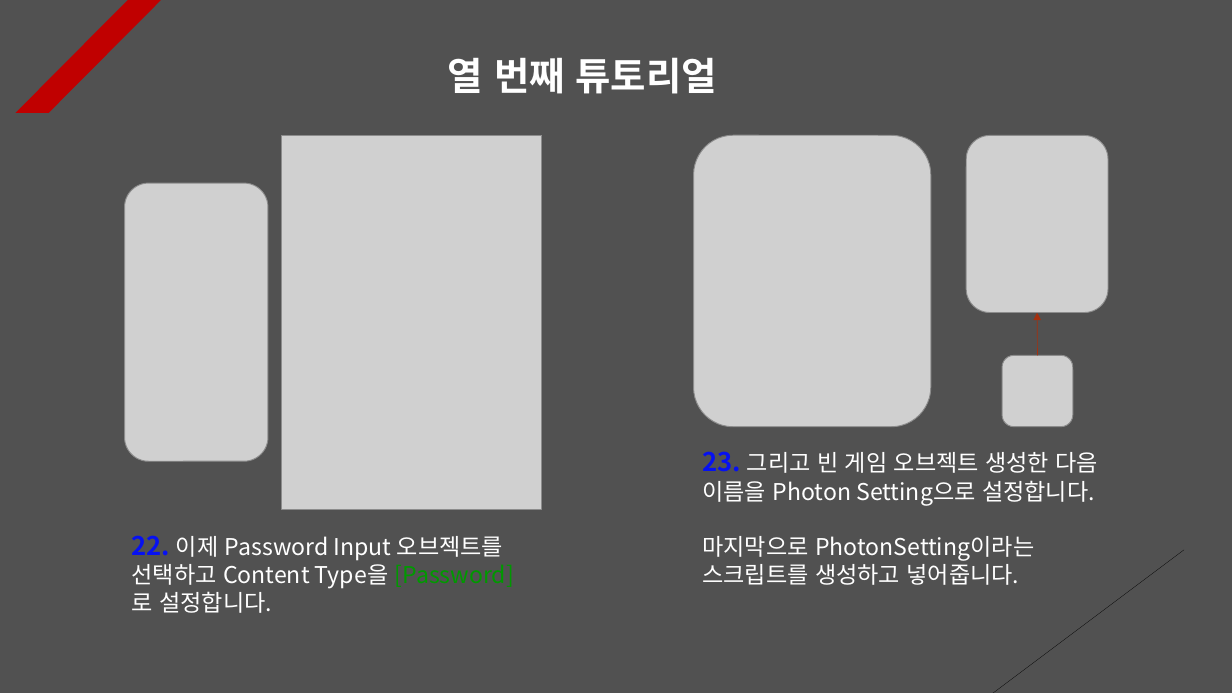
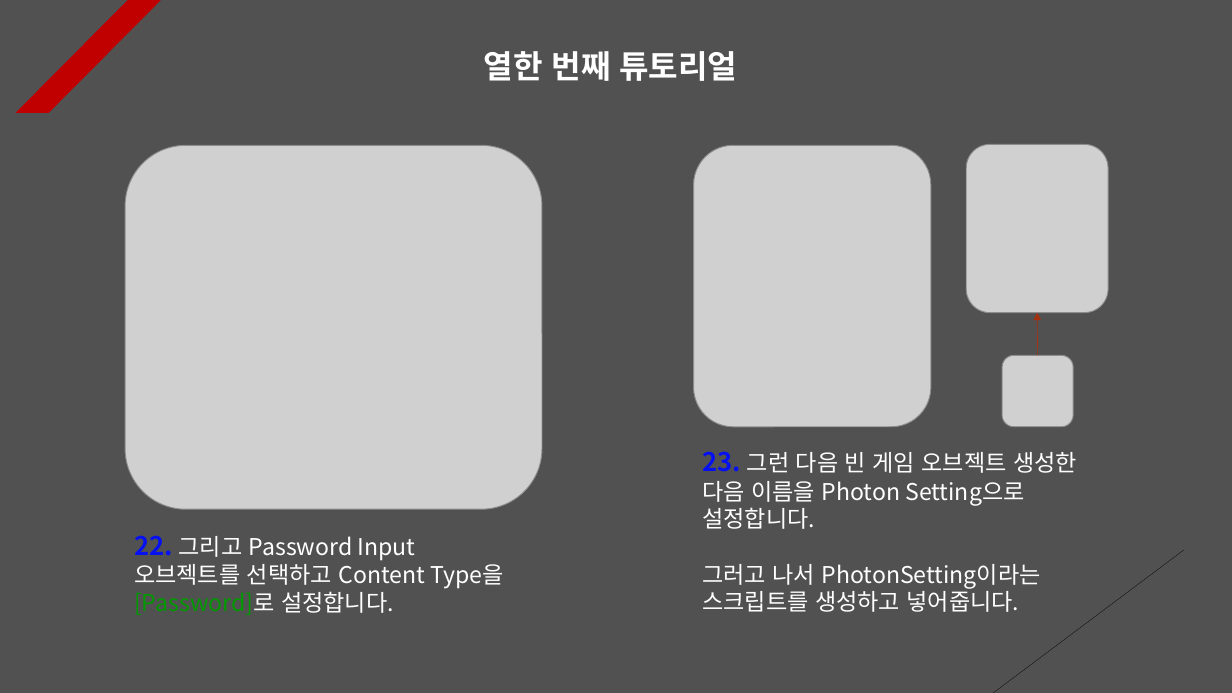
Before and after one commit to Unity2033/3D-UnityEngine, a slide deck: slide 11 of Assets/Class/Photon Server/PPT Data/Photon PlayFab.pptx (slide 10 before the commit). Drawn at 1232x693 pixels with LibreOffice and Linux fonts; fonts in the diff are those of the drawing; grey boxes stand for pictures. Boxes give left, top, right and bottom in pixels: in the first picture for what was removed or moved away, otherwise in the second. Text is boxed around its words. In the diff, an @@ line names an element or a change of style, - is before the commit and + after.

```diff
--- a/Assets/Class/Photon Server/PPT Data/Photon PlayFab.pptx
+++ b/Assets/Class/Photon Server/PPT Data/Photon PlayFab.pptx
@@ text at <box>484,51,737,81</box>: text changed; size 30 to 25 pt @@
-열 번째 튜토리얼
+열한 번째 튜토리얼
@@ picture: place and size @@
-picture at <box>282,135,543,509</box>
+picture at <box>125,145,542,509</box>
@@ picture: place and size @@
-picture at <box>694,135,932,426</box>
+picture at <box>694,145,932,427</box>
@@ picture: place and size @@
-picture at <box>967,136,1108,313</box>
+picture at <box>967,144,1109,312</box>
@@ picture removed at <box>125,183,268,461</box> @@
@@ text at <box>702,451,1077,612</box>: text changed @@
-23. 그리고 빈 게임 오브젝트 생성한 다음 이름을 Photon Setting으로 설정합니다.
-마지막으로 PhotonSetting이라는 스크립트를 생성하고 넣어줍니다.
+23. 그런 다음 빈 게임 오브젝트 생성한 다음 이름을 Photon Setting으로 설정합니다.
+그러고 나서 PhotonSetting이라는 스크립트를 생성하고 넣어줍니다.
@@ text at <box>134,535,503,615</box>: text changed @@
-22. 이제 Password Input 오브젝트를 선택하고 Content Type을 [Password]로 설정합니다.
+22. 그리고 Password Input 오브젝트를 선택하고 Content Type을 [Password]로 설정합니다.
```
Also in this commit, not shown: 11 other slides changed, 2 slides added, 47 other files.
